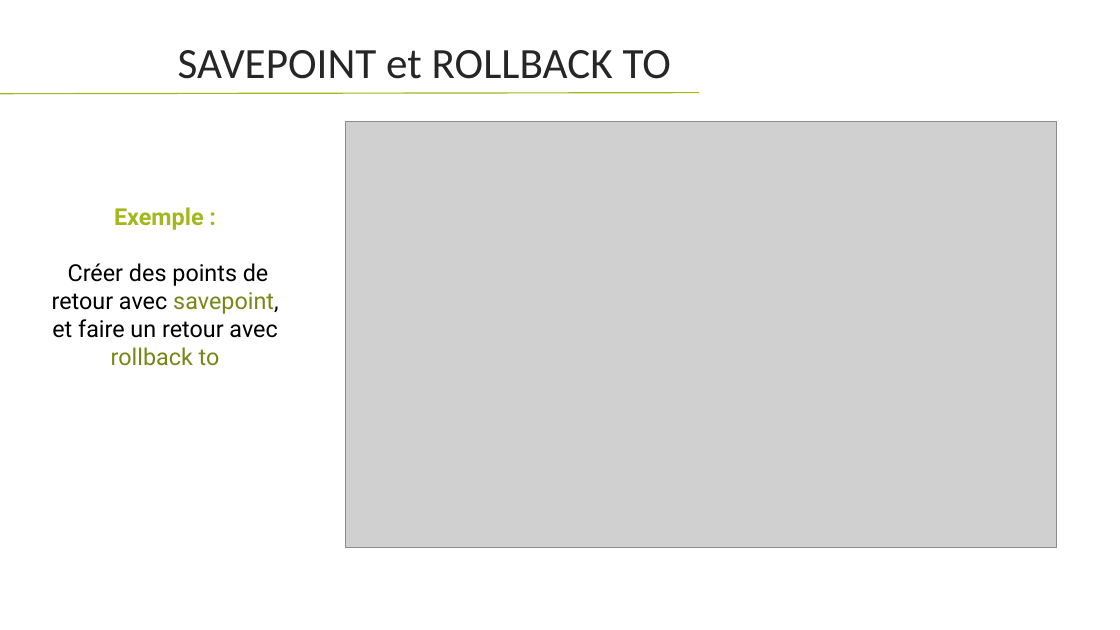
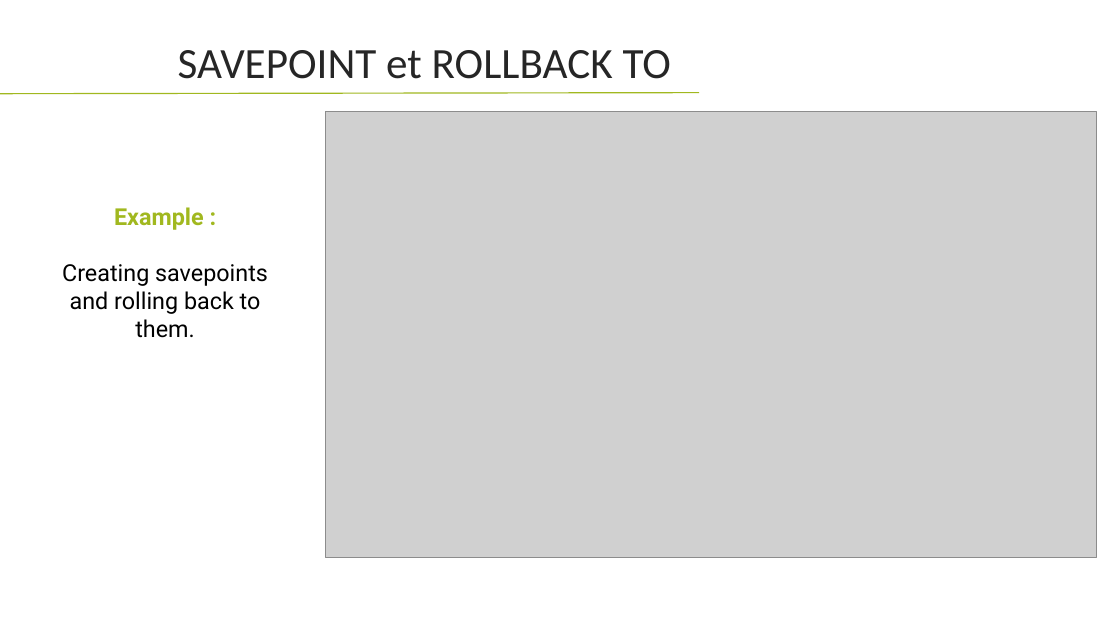
Before and after one commit to lahcenrahlaoui/Wingardium_Leviosaaaa, a slide deck: slide 64 of Presentation-projet-SQLite (1) - Copy.pptx (slide 63 before the commit). Drawn at 1120x630 pixels with LibreOffice and Linux fonts; fonts in the diff are those of the drawing; grey boxes stand for pictures. Boxes give left, top, right and bottom in pixels: in the first picture for what was removed or moved away, otherwise in the second. Text is boxed around its words. In the diff, an @@ line names an element or a change of style, - is before the commit and + after.

Commit message:
7.30

```diff
--- a/Presentation-projet-SQLite (1) - Copy.pptx
+++ b/Presentation-projet-SQLite (1) - Copy.pptx
@@ picture: place and size @@
-picture at bbox=[346, 121, 1057, 548]
+picture at bbox=[325, 112, 1096, 558]
@@ text at bbox=[62, 207, 268, 338]: text changed @@
-Exemple :
-Créer des points de retour avec savepoint, et faire un retour avec rollback to
+Example :
+Creating savepoints and rolling back to them.
```
Also in this commit, not shown: 6 other slides changed, 6 slides added, 5 slides removed.
